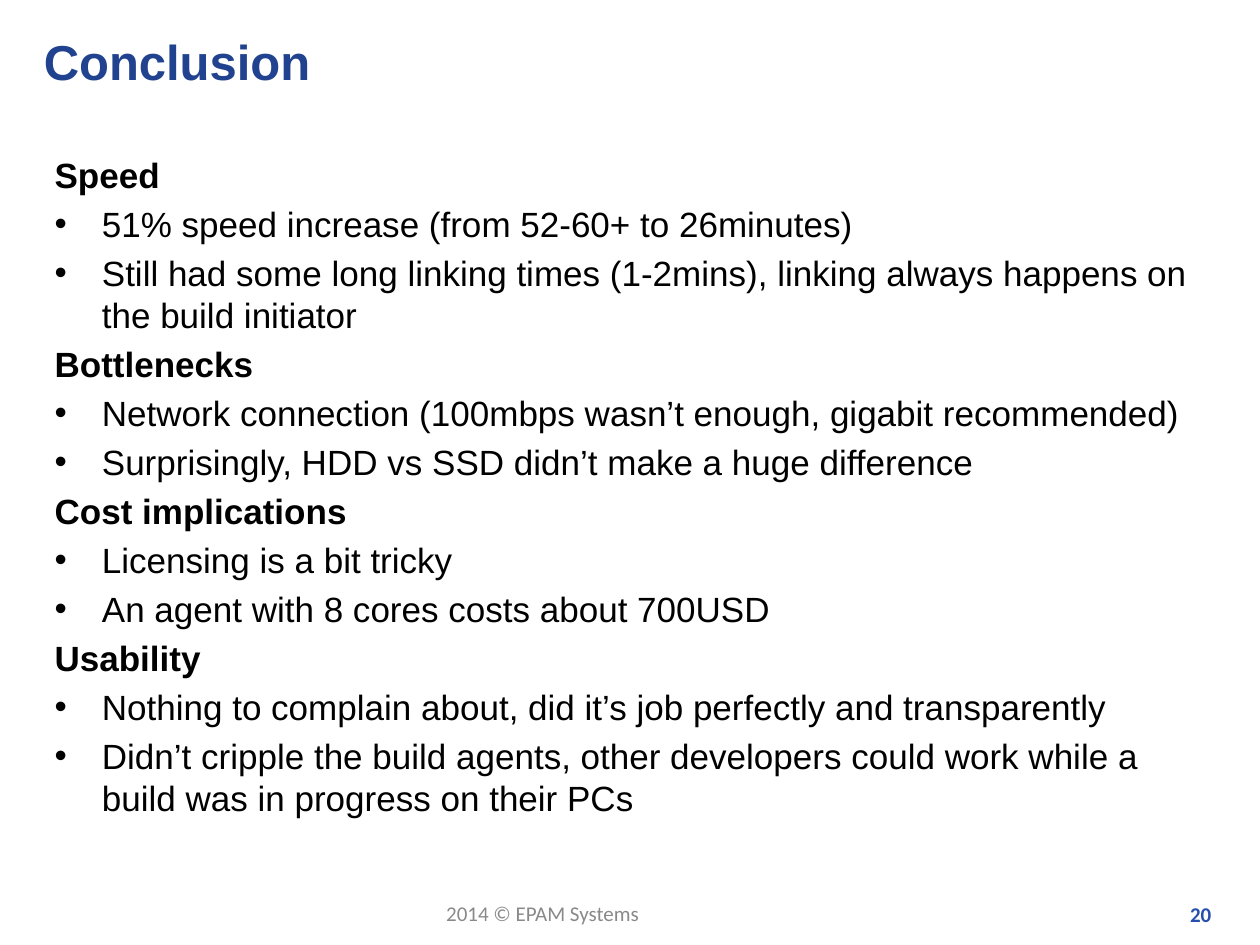
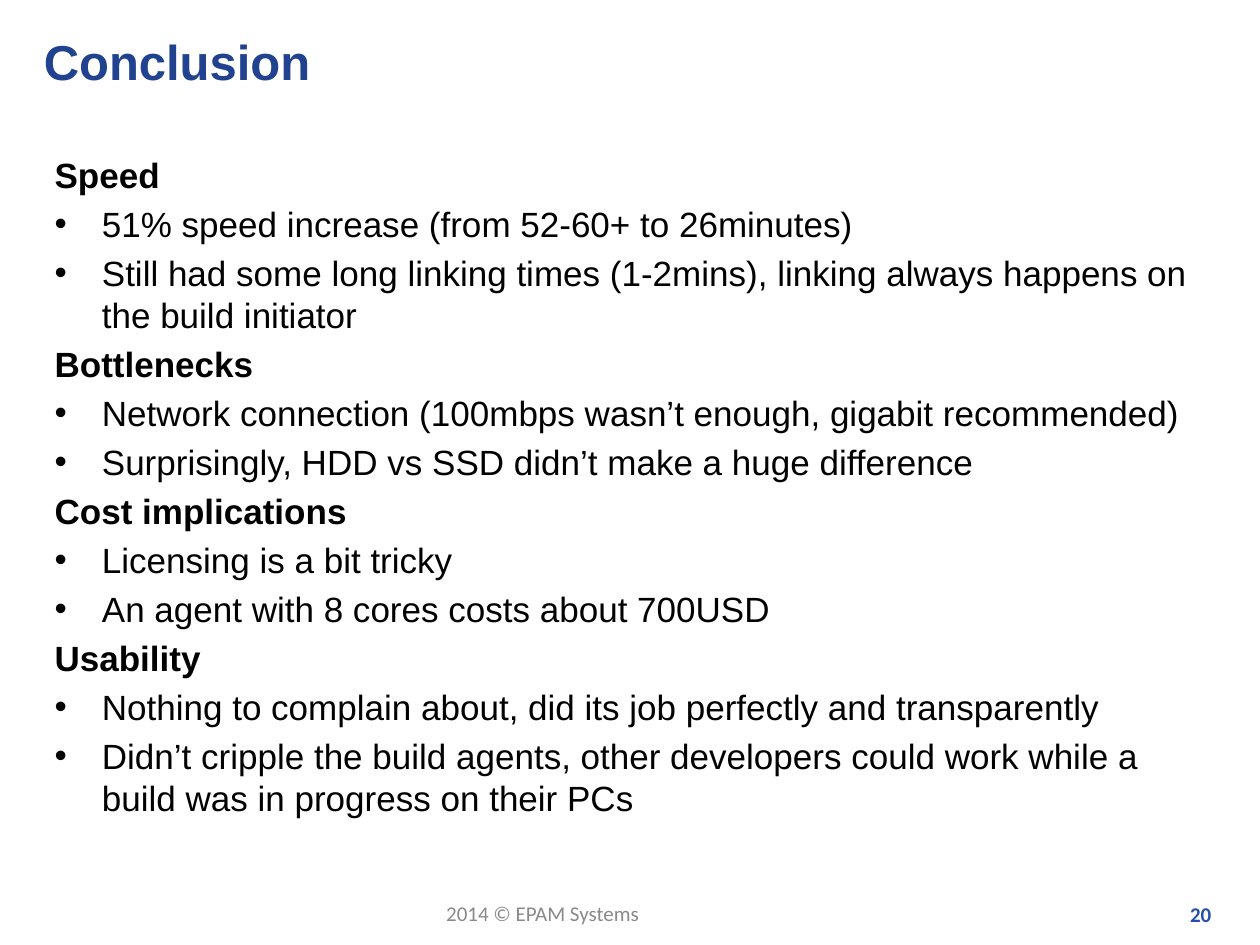
Before and after one commit to santatamas/Build-Automation, a slide deck: slide 20 of presentation/Build_automation.pptx. Drawn at 1260x945 pixels with LibreOffice and Linux fonts; fonts in the diff are those of the drawing; background and template pictures are left out. Boxes give left, top, right and bottom in pixels: in the first picture for what was removed or moved away, otherwise in the second. Text is boxed around its words. In the diff, an @@ line names an element or a change of style, - is before the commit and + after.

Commit message:
fixed spelling errors

```diff
--- a/presentation/Build_automation.pptx
+++ b/presentation/Build_automation.pptx
@@ text at (x1=102, y1=694, x2=1098, y2=727): text changed @@
-• Nothing to complain about, did it’s job perfectly and transparently
+• Nothing to complain about, did its job perfectly and transparently
```
Also in this commit, not shown: 5 other slides changed.
